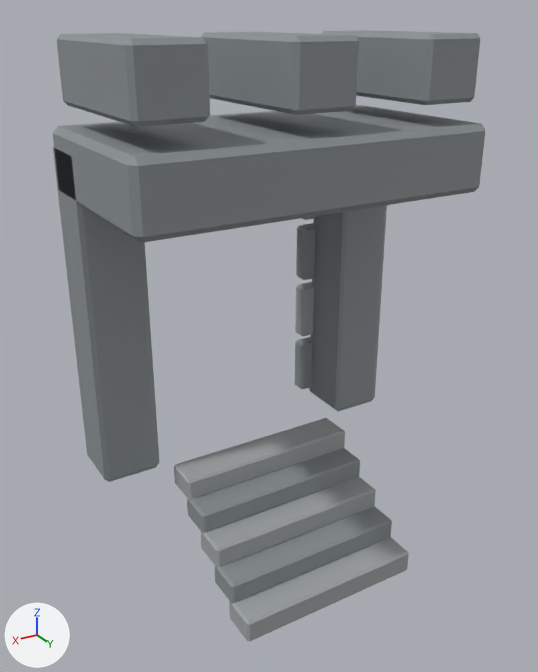
The glTF model src/game/models/castle/leisure/terrace-stairhead.glb as it was, and as the next commit left it.
Before and after are seen from a camera (50 mm lens) standing at (1.55, 2.69, 1.89) and looking at (0.03, 0.15, 0.62). Arrows for +X, +Y and +Z are at lower left; the lights stay in place. The older version comes first. Where no turn or scale is listed for an object, it has been applied to the vertices.

The first picture shows 'Descending terrace stair 1', 'Descending terrace stair 2', 'Descending terrace stair 3', 'Descending terrace stair 4', 'Descending terrace stair 5', 'Terrace jamb block -1 0', 'Terrace jamb block -1 1', 'Terrace jamb block -1 2', 'Terrace roof merlon', 'Terrace roof merlon.001', 'Terrace roof merlon.002', 'Terrace stairhead frame'.
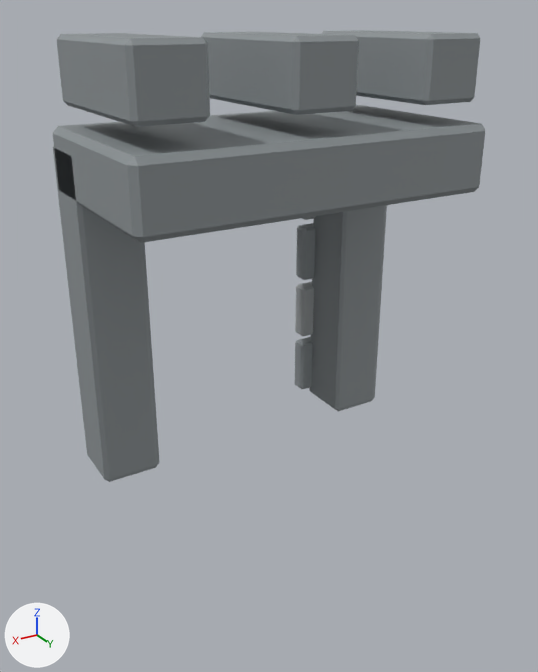
Commit message: fix: remove descending terrace stairs

Changed parts and their boxes [x1, y1, x2, y2] in the pictures (538 x 672 px):
'Descending terrace stair 5', deleted: before [229, 537, 409, 642]
'Descending terrace stair 4', deleted: before [215, 506, 392, 604]
'Descending terrace stair 3', deleted: before [200, 477, 376, 568]
'Descending terrace stair 1', deleted: before [174, 418, 345, 500]
'Descending terrace stair 2', deleted: before [187, 448, 360, 533]

Diff of the bpy script that builds the scene:
```diff
--- a/src/game/models/castle/leisure/terrace-stairhead.glb.py
+++ b/src/game/models/castle/leisure/terrace-stairhead.glb.py
@@ ob_descending_terrace_stair_1 @@
-ob_descending_terrace_stair_1 = bpy.data.objects.new('Descending terrace stair 1', me_cube_017)
-ob_descending_terrace_stair_1.location = (0.0, 0.04, -0.055)
@@ ob_descending_terrace_stair_2 @@
-ob_descending_terrace_stair_2 = bpy.data.objects.new('Descending terrace stair 2', me_cube_018)
-ob_descending_terrace_stair_2.location = (0.0, 0.17, -0.15)
@@ ob_descending_terrace_stair_3 @@
-ob_descending_terrace_stair_3 = bpy.data.objects.new('Descending terrace stair 3', me_cube_019)
-ob_descending_terrace_stair_3.location = (0.0, 0.3, -0.245)
@@ ob_descending_terrace_stair_4 @@
-ob_descending_terrace_stair_4 = bpy.data.objects.new('Descending terrace stair 4', me_cube_020)
-ob_descending_terrace_stair_4.location = (0.0, 0.43, -0.34)
@@ ob_descending_terrace_stair_5 @@
-ob_descending_terrace_stair_5 = bpy.data.objects.new('Descending terrace stair 5', me_cube_021)
-ob_descending_terrace_stair_5.location = (0.0, 0.56, -0.435)
```
